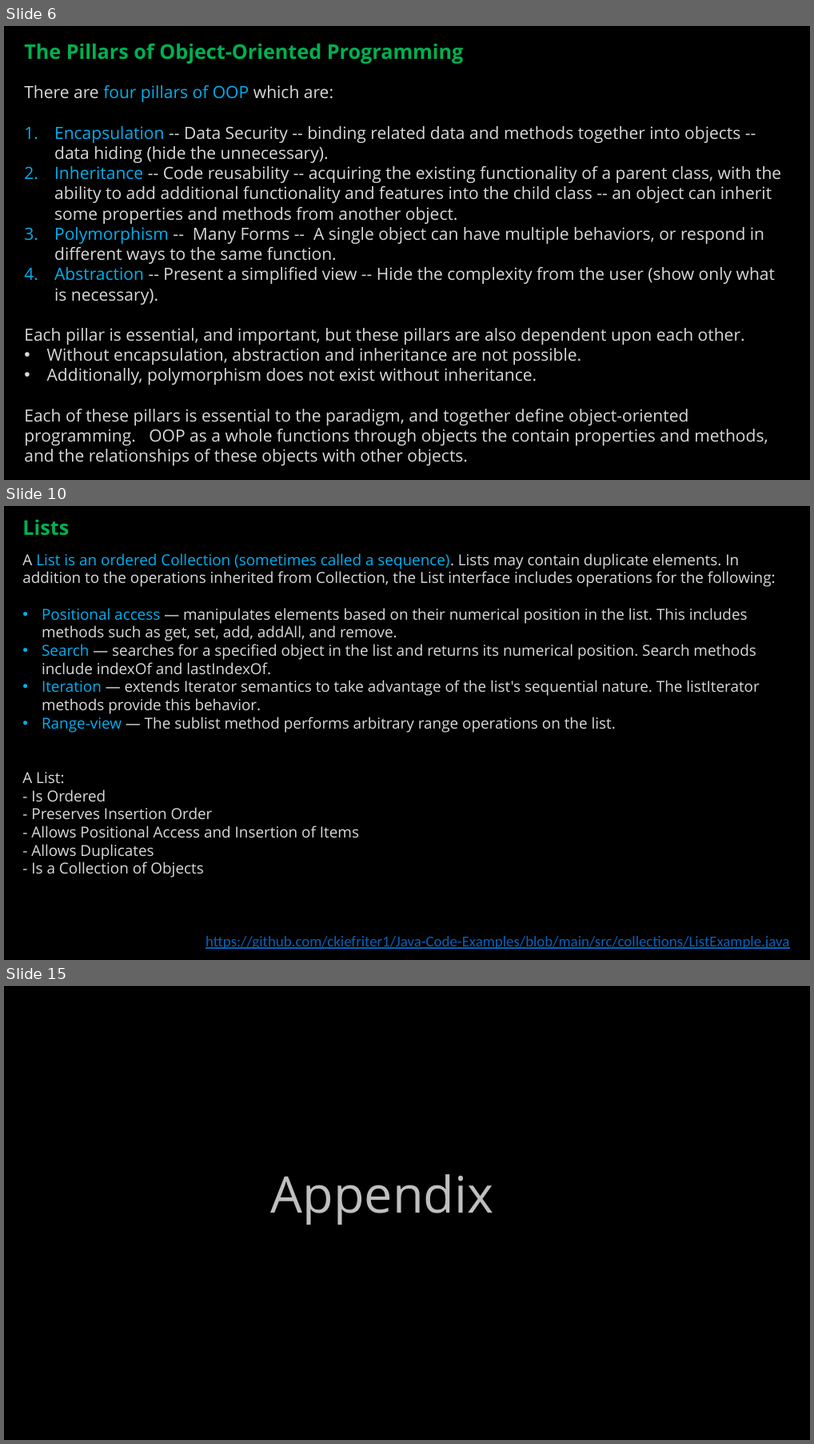
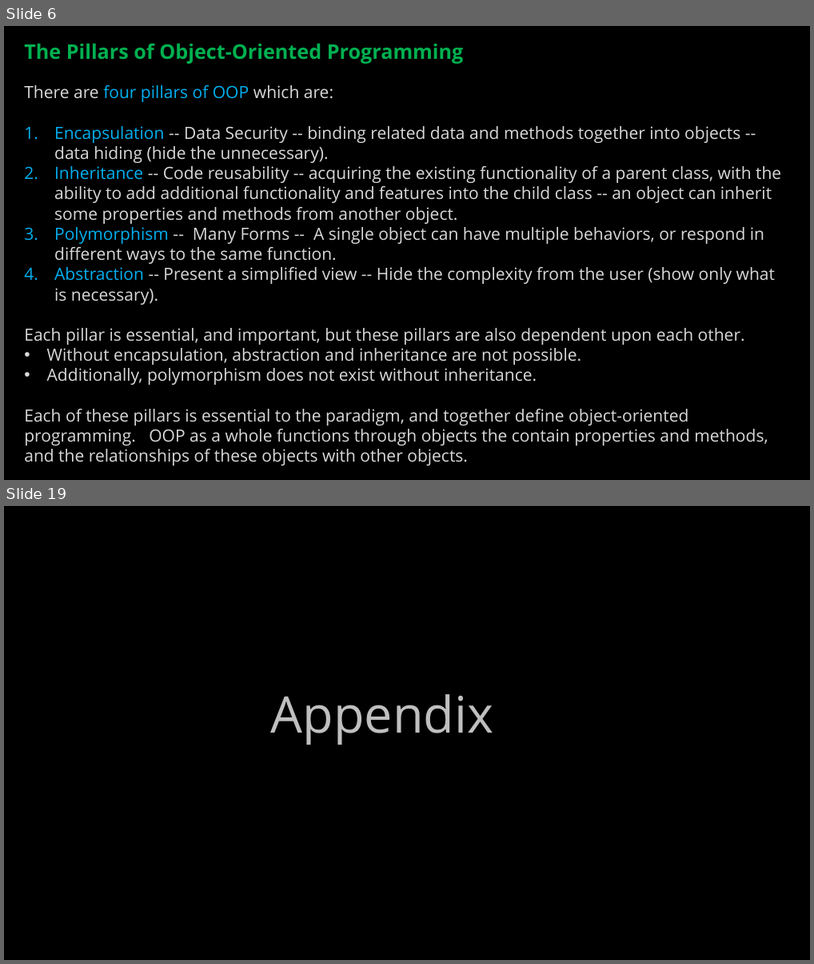
Before and after one commit to ckiefriter1/PT-BESD, a slide deck: Week5/BESD Week 5.pptx. Shown one above the other, each under a label of ours: slides 6, 10 and 15 before the commit, slides 6 and 19 after it; the slides between them are not shown. The pictures are 814x1444 and 814x964 pixels, drawn with LibreOffice and Linux fonts; fonts in the diff are those of the drawing. Boxes give left, top, right and bottom in pixels: in the first picture for what was removed or moved away, otherwise in the second. Text is boxed around its words. In the diff, an @@ line names an element or a change of style, - is before the commit and + after.

```diff
--- a/Week5/BESD Week 5.pptx
+++ b/Week5/BESD Week 5.pptx
@@ slide 10 removed at [4, 506, 810, 960], background #000000 @@
@@ text removed at [22, 520, 69, 536] @@
-Lists
@@ text removed at [22, 553, 776, 877] @@
-A List is an ordered Collection (sometimes called a sequence). Lists may contain duplicate elements. In addition to the operations inherited from Collection, the List interface includes operations for the following:
-• Positional access — manipulates elements based on their numerical position in the list. This includes methods such as get, set, add, addAll, and remove.
-• Search — searches for a specified object in the list and returns its numerical position. Search methods include indexOf and lastIndexOf.
-• Iteration — extends Iterator semantics to take advantage of the list's sequential nature. The listIterator methods provide this behavior.
-• Range-view — The sublist method performs arbitrary range operations on the list.
-A List:
-- Is Ordered
-- Preserves Insertion Order
-- Allows Positional Access and Insertion of Items
-- Allows Duplicates
-- Is a Collection of Objects
@@ text removed at [206, 936, 790, 949] @@
-https://github.com/ckiefriter1/Java-Code-Examples/blob/main/src/collections/ListExample.java
@@ what was slide 15 is now slide 19 @@
```
Also in this commit, not shown: 1 slide changed, 11 slides added, 6 other slides removed.
